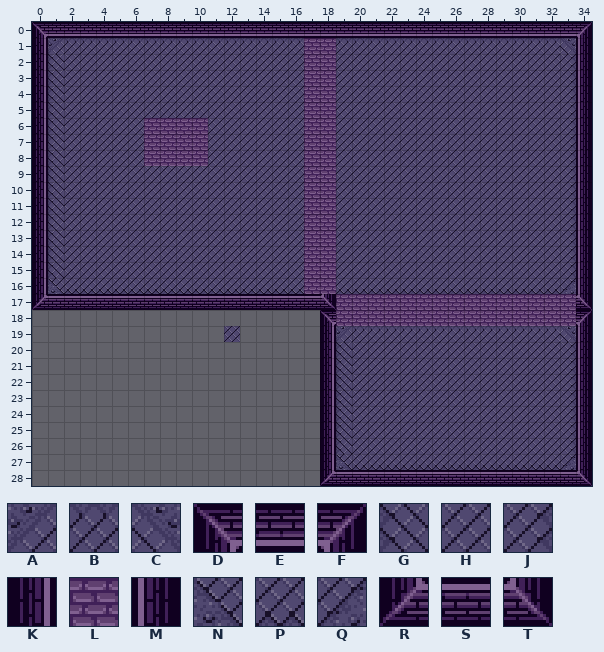
Two versions of a level (Tiled map (JSON), data/tiled/maps/test_map_1.json). The first picture shows the starting point.
Cells are 16x16 px. Shown: x 0..34, y 0..28.
Key: from "proto_dungeon_2": A 0, B 1, C 2, D 3, E 4, F 5, G 8, H 9, J 10, K 11, L 12, M 13, N 16, P 17, Q 18, R 19, S 20, T 21.
_ is an empty cell.
Layer "Tile Layer 1" before, first column x 0:
 0 DEEEEEEEEEEEEEEEEEEEEEEEEEEEEEEEEEF
 1 KABBBBBBBBBBBBBBBLLBBBBBBBBBBBBBBCM
 2 KGHHHHHHHHHHHHHHHLLHHHHHHHHHHHHHHJM
 3 KGHHHHHHHHHHHHHHHLLHHHHHHHHHHHHHHJM
 4 KGHHHHHHHHHHHHHHHLLHHHHHHHHHHHHHHJM
 5 KGHHHHHHHHHHHHHHHLLHHHHHHHHHHHHHHJM
 6 KGHHHHHLLLLHHHHHHLLHHHHHHHHHHHHHHJM
 7 KGHHHHHLLLLHHHHHHLLHHHHHHHHHHHHHHJM
 8 KGHHHHHLLLLHHHHHHLLHHHHHHHHHHHHHHJM
 9 KGHHHHHHHHHHHHHHHLLHHHHHHHHHHHHHHJM
10 KGHHHHHHHHHHHHHHHLLHHHHHHHHHHHHHHJM
11 KGHHHHHHHHHHHHHHHLLHHHHHHHHHHHHHHJM
12 KGHHHHHHHHHHHHHHHLLHHHHHHHHHHHHHHJM
13 KGHHHHHHHHHHHHHHHLLHHHHHHHHHHHHHHJM
14 KGHHHHHHHHHHHHHHHLLHHHHHHHHHHHHHHJM
15 KGHHHHHHHHHHHHHHHLLHHHHHHHHHHHHHHJM
16 KNPPPPPPPPPPPPPPPLLPPPPPPPPPPPPPPQM
17 RSSSSSSSSSSSSSSSSSTLLLLLLLLLLLLLLLT
18 __________________DLLLLLLLLLLLLLLLF
19 ____________H_____KABBBBBBBBBBBBBCM
20 __________________KGHHHHHHHHHHHHHJM
21 __________________KGHHHHHHHHHHHHHJM
22 __________________KGHHHHHHHHHHHHHJM
23 __________________KGHHHHHHHHHHHHHJM
24 __________________KGHHHHHHHHHHHHHJM
25 __________________KGHHHHHHHHHHHHHJM
26 __________________KGHHHHHHHHHHHHHJM
27 __________________KNPPPPPPPPPPPPPQM
28 __________________RSSSSSSSSSSSSSSST
The result:
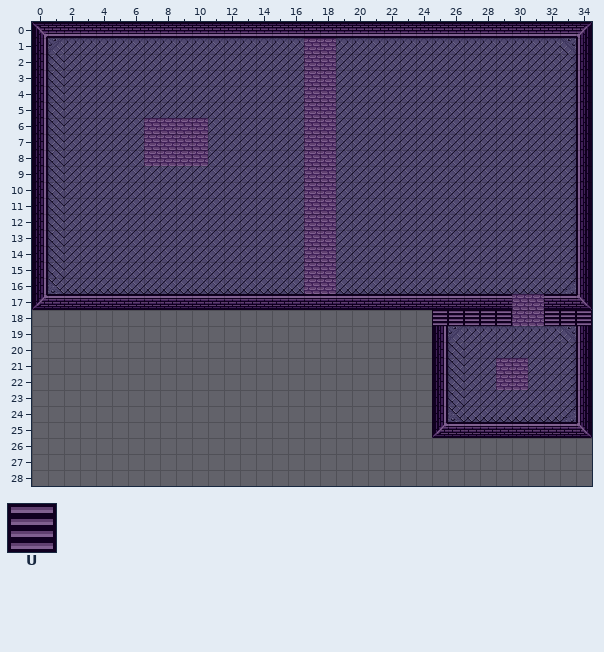
Further tiles: from "proto_dungeon_2": U 6.
The edit:
Changed rows in their new state; . is an unchanged cell.
Layer "Tile Layer 1":
first column x 12:
17 ......SSSSSSSSSSSS..SS.
18 ......_______UUUUU..UUU
19 _....._______KA........
20 ......_______KG........
21 ......_______KG..LL....
22 ......_______KG..LL....
23 ......_______KG........
24 ......_______KNPPPPPPQ.
25 ......_______RSSSSSSSST
26 ......_________________
27 ......_________________
28 ......_________________
